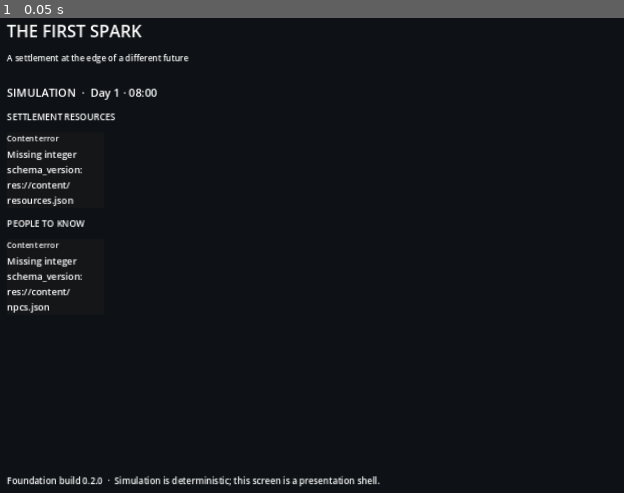
Above: before the commit, frame 1.
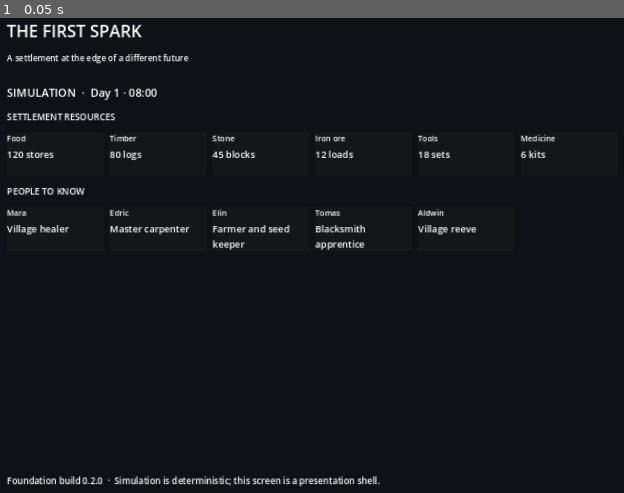
Above: after the commit, the same moment.

Repository: Zxaidman/ECHOES-OF-TOMORROW
Game: Godot game, scene res://scenes/main.tscn
Two runs of this game, one before a commit and one after it. Both use one fixed random seed, a clock stepped at 60 frames per second and the inputs below.
Inputs:
- Up to frame 1 (0.05 s): no input

The runs differ from the first frame. In frame 1, 2.8% of the frame differs, in the area x 1-89%, y 24-63%.

Commit message:
fix: accept integral JSON numbers in content and saves

Diff:
--- a/game/infrastructure/content/content_catalog.gd
+++ b/game/infrastructure/content/content_catalog.gd
@@ -14,7 +14,7 @@
 	if not parsed is Dictionary:
 		return {"ok": false, "error": "Content root must be a JSON object: %s" % path}
 	var document: Dictionary = parsed
-	if not document.has("schema_version") or not document["schema_version"] is int:
+	if not document.has("schema_version") or not _is_integral_number(document["schema_version"]):
 		return {"ok": false, "error": "Missing integer schema_version: %s" % path}
 	if int(document["schema_version"]) != 1:
 		return {"ok": false, "error": "Unsupported schema_version in %s" % path}
@@ -37,3 +37,7 @@
 			return {"ok": false, "error": "Empty or duplicate id '%s' in %s" % [entry_id, path]}
 		seen_ids[entry_id] = true
 	return {"ok": true, "items": document[collection_key]}
+
+
+static func _is_integral_number(value: Variant) -> bool:
+	return typeof(value) == TYPE_INT or (typeof(value) == TYPE_FLOAT and value == floor(value))
